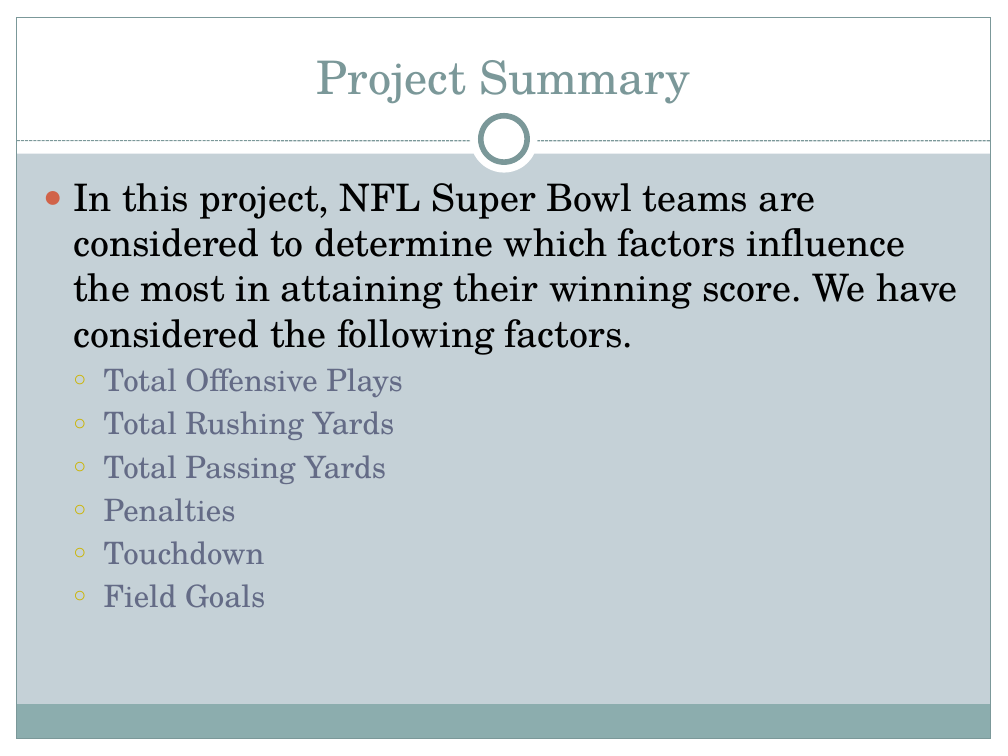
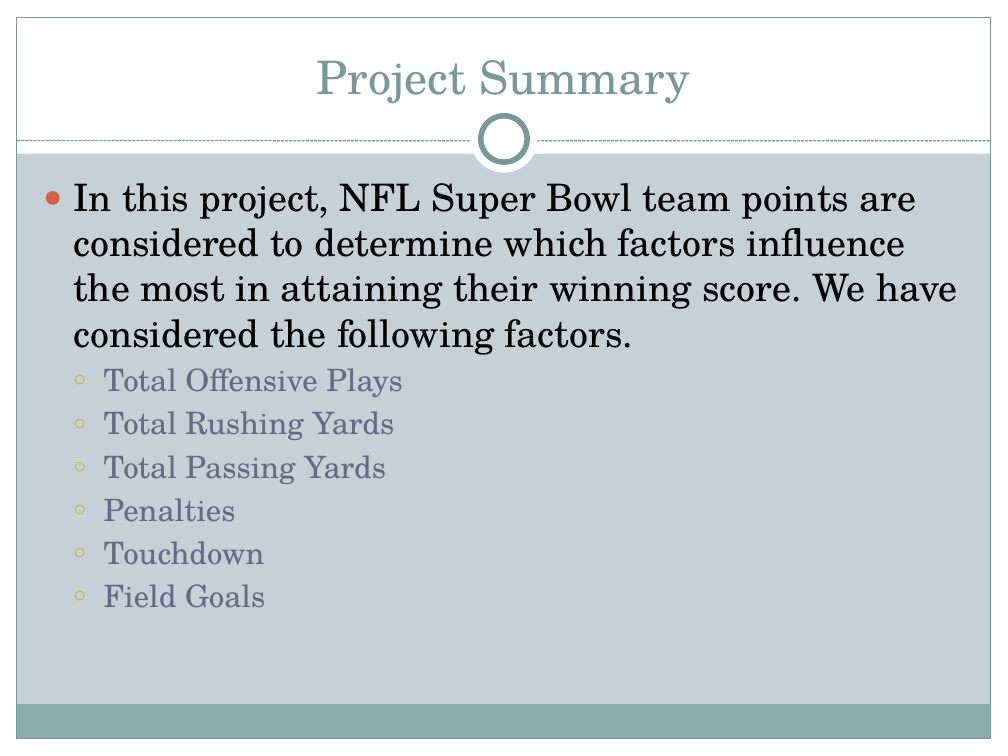
Before and after one commit to vijitha89/MathsProject, a slide deck: slide 4 of Math_Project.pptx. Drawn at 1008x756 pixels with LibreOffice and Linux fonts; fonts in the diff are those of the drawing. Boxes give left, top, right and bottom in pixels: in the first picture for what was removed or moved away, otherwise in the second. Text is boxed around its words. In the diff, an @@ line names an element or a change of style, - is before the commit and + after.

```diff
--- a/Math_Project.pptx
+++ b/Math_Project.pptx
@@ text at <box>73,183,957,355</box>: text changed @@
-● In this project, NFL Super Bowl teams are considered to determine which factors influence the most in attaining their winning score. We have considered the following factors.
+● In this project, NFL Super Bowl team points are considered to determine which factors influence the most in attaining their winning score. We have considered the following factors.
```
